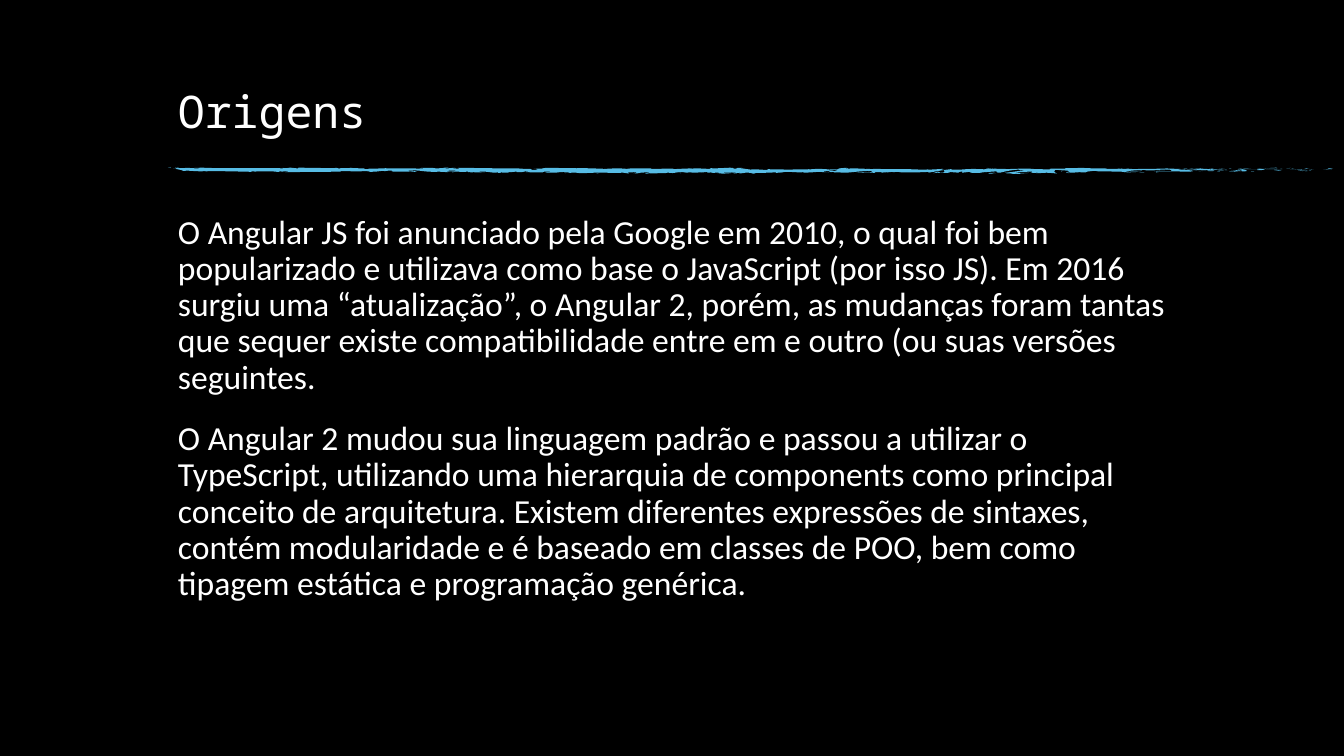
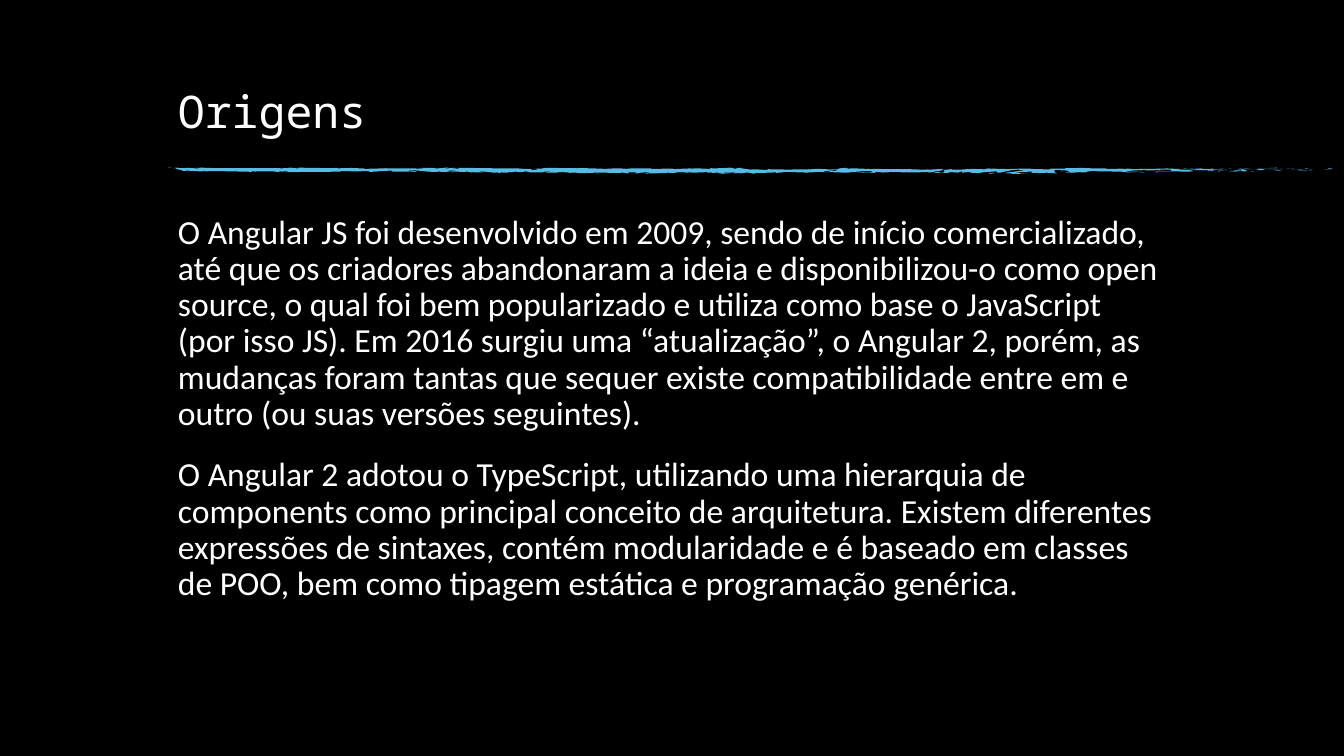
Before and after one commit to vinihgomes/vinihgomes.github.io, a slide deck: slide 2 of tecnologia-javascript/FrameWorks.pptx. Drawn at 1344x756 pixels with LibreOffice and Linux fonts; fonts in the diff are those of the drawing; background and template pictures are left out. Boxes give left, top, right and bottom in pixels: in the first picture for what was removed or moved away, otherwise in the second. Text is boxed around its words. In the diff, an @@ line names an element or a change of style, - is before the commit and + after.

Commit message:
update slides

```diff
--- a/tecnologia-javascript/FrameWorks.pptx
+++ b/tecnologia-javascript/FrameWorks.pptx
@@ text at [178, 220, 1158, 601]: text changed @@
-O Angular JS foi anunciado pela Google em 2010, o qual foi bem popularizado e utilizava como base o JavaScript (por isso JS). Em 2016 surgiu uma “atualização”, o Angular 2, porém, as mudanças foram tantas que sequer existe compatibilidade entre em e outro (ou suas versões seguintes.
-O Angular 2 mudou sua linguagem padrão e passou a utilizar o TypeScript, utilizando uma hierarquia de components como principal conceito de arquitetura. Existem diferentes expressões de sintaxes, contém modularidade e é baseado em classes de POO, bem como tipagem estática e programação genérica.
+O Angular JS foi desenvolvido em 2009, sendo de início comercializado, até que os criadores abandonaram a ideia e disponibilizou-o como open source, o qual foi bem popularizado e utiliza como base o JavaScript (por isso JS). Em 2016 surgiu uma “atualização”, o Angular 2, porém, as mudanças foram tantas que sequer existe compatibilidade entre em e outro (ou suas versões seguintes).
+O Angular 2 adotou o TypeScript, utilizando uma hierarquia de components como principal conceito de arquitetura. Existem diferentes expressões de sintaxes, contém modularidade e é baseado em classes de POO, bem como tipagem estática e programação genérica.
```
Also in this commit, not shown: 1 slide added, 1 slide removed.
